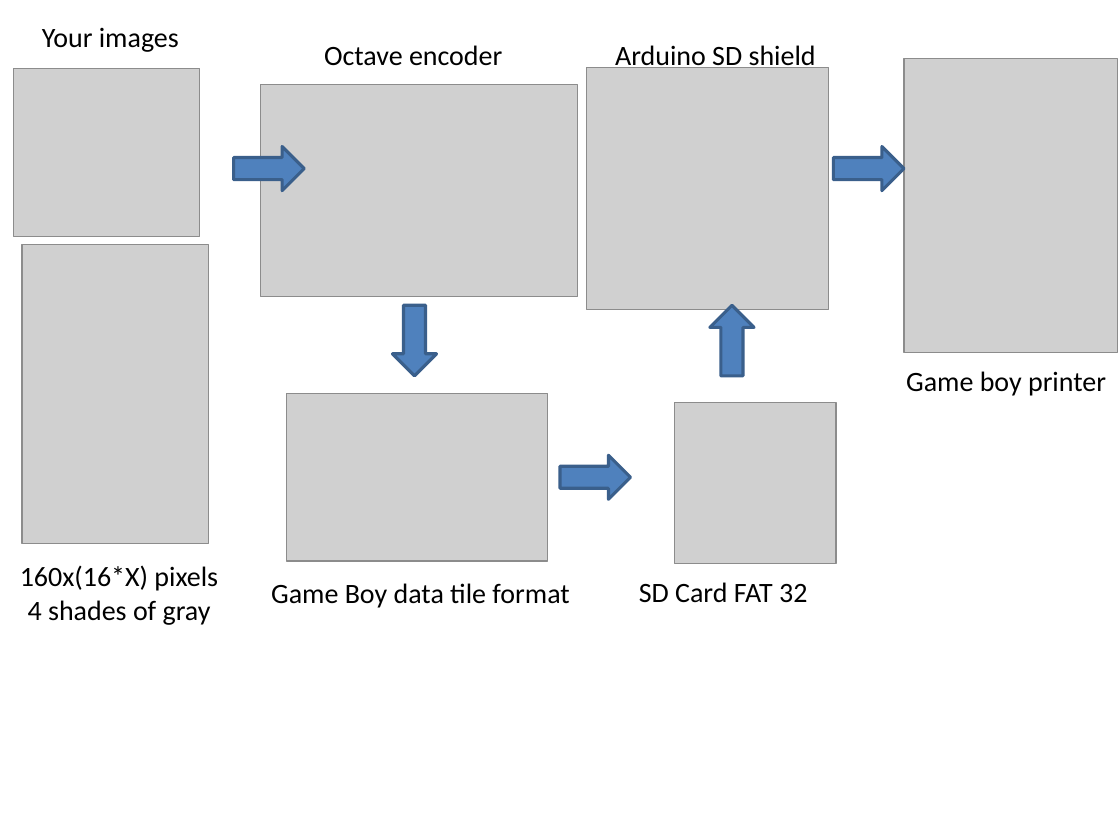
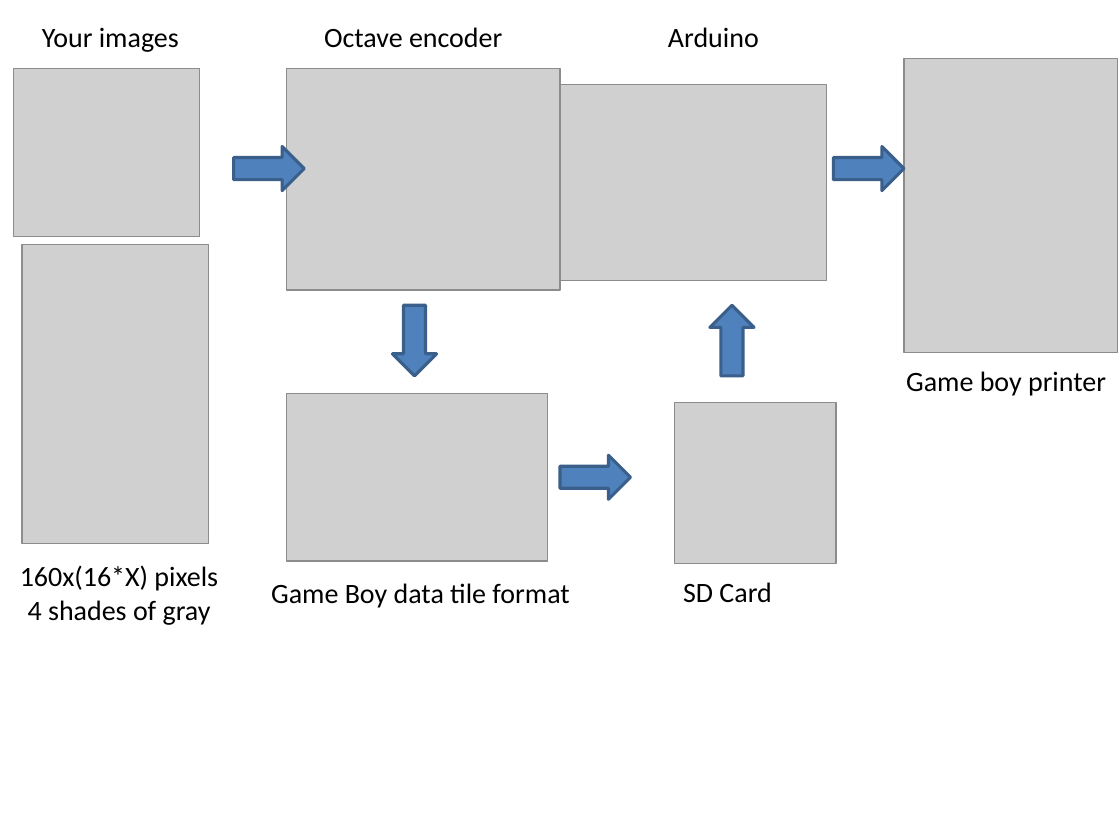
Before and after one commit to Raphael-Boichot/The-Arduino-SD-Game-Boy-Printer, a slide deck: slide 9 of Illustrations/Pinout_2024.pptx. Drawn at 1120x840 pixels with LibreOffice and Linux fonts; fonts in the diff are those of the drawing; grey boxes stand for pictures. Boxes give left, top, right and bottom in pixels: in the first picture for what was removed or moved away, otherwise in the second. Text is boxed around its words. In the diff, an @@ line names an element or a change of style, - is before the commit and + after.

```diff
--- a/Illustrations/Pinout_2024.pptx
+++ b/Illustrations/Pinout_2024.pptx
@@ text "Octave encoder": place and size @@
-text "Octave encoder" at bbox=[324, 45, 502, 66]
+text "Octave encoder" at bbox=[324, 27, 502, 48]
@@ text at bbox=[668, 27, 759, 48]: text changed @@
-Arduino SD shield
+Arduino
@@ picture: place and size @@
-picture at bbox=[260, 85, 577, 297]
+picture at bbox=[287, 68, 560, 290]
@@ picture: place and size @@
-picture at bbox=[587, 67, 829, 309]
+picture at bbox=[560, 85, 827, 281]
@@ text at bbox=[683, 582, 771, 603]: text changed @@
-SD Card FAT 32
+SD Card
```
Also in this commit, not shown: 1 other file.
